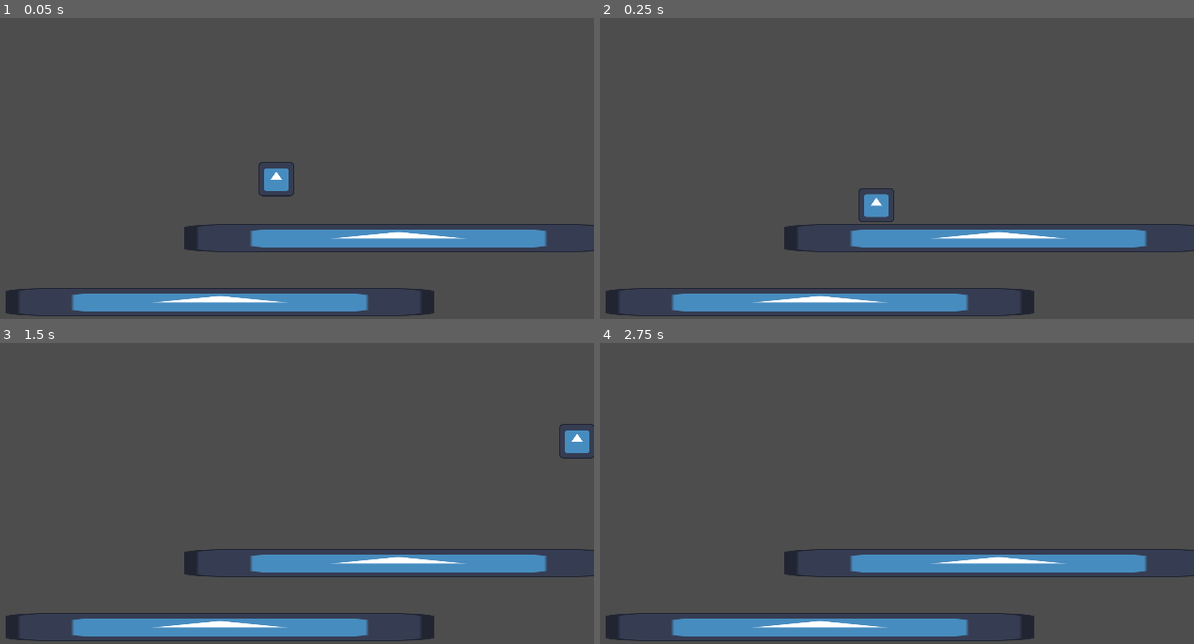
Above: before the commit, frames 1-4 (two rows, left to right).
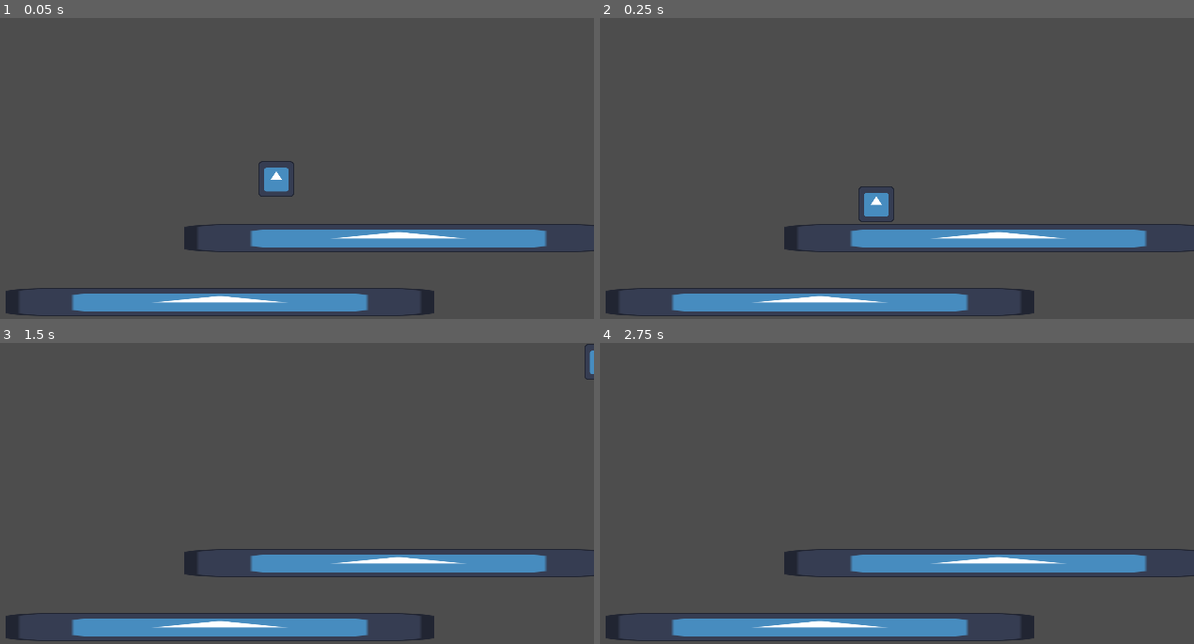
Above: after the commit, the same moments.

Repository: AlexPham0209/DuckedUp
Game: Godot game, scene res://src/Scenes/Test.tscn
Same seed, same stepped clock (60 frames per second), same inputs: the game is played once before the commit and once after it. The project has no main scene, so this scene is started directly. The engine's default icon, where the game draws it, is replaced by a stand-in: a white triangle on a blue panel in a dark square.
Inputs:
- Up to frame 1 (0.05 s): no input
- Up to frame 2 (0.25 s): no input
- Up to frame 3 (1.5 s): tap Enter at 0.5 s; hold D (Right) from 0.53 s (still down); tap Z (Jump) at 0.6, 0.77, 1.07 s; tap Down (Glide) at 1.35 s
- Up to frame 4 (2.75 s): tap Z (Jump) at 1.52, 1.55, 1.82, 2.1 s; tap Space at 2 s; release D (Right) at 2.03 s; hold A (Left) from 2.03 s (still down)

The runs differ from the first frame. In frame 1, less than 0.1% of the frame differs, in the area x 43-50%, y 47-60%; in frame 2, 0.1%; in frame 3, 0.5%, in the area x 94-100%, y 0-39%; in frame 4, nothing differs.
Error after the commit: Attempt to call function 'enter' in base 'null instance' on a null instance. (res://src/Scripts/StateMachine.gd:15)

Commit message:
Added basis for state machine

Diff:
--- a/src/Scenes/Bird.tscn
+++ b/src/Scenes/Bird.tscn
@@ -1,7 +1,9 @@
-[gd_scene load_steps=4 format=3 uid="uid://cp3wgxmnq8bh3"]
+[gd_scene load_steps=6 format=3 uid="uid://cp3wgxmnq8bh3"]
 
 [ext_resource type="Script" path="res://src/Scripts/Bird.gd" id="1_7n7lr"]
 [ext_resource type="Texture2D" uid="uid://ctuc130lq8upw" path="res://icon.svg" id="1_bpuhi"]
+[ext_resource type="PackedScene" uid="uid://dvrp86le842ll" path="res://src/Scenes/States/StateMachine.tscn" id="3_jsfwl"]
+[ext_resource type="PackedScene" uid="uid://edu7dp8kny6c" path="res://src/Scenes/States/State.tscn" id="4_8c0lo"]
 
 [sub_resource type="RectangleShape2D" id="RectangleShape2D_jyl04"]
 
@@ -16,6 +18,8 @@
 [node name="CollisionShape2D" type="CollisionShape2D" parent="."]
 shape = SubResource("RectangleShape2D_jyl04")
 
+[node name="AnimationPlayer" type="AnimationPlayer" parent="."]
+
 [node name="FlapTimer" type="Timer" parent="."]
 wait_time = 0.2
 one_shot = true
@@ -28,4 +32,8 @@
 wait_time = 0.2
 one_shot = true
 
+[node name="StateMachine" parent="." instance=ExtResource("3_jsfwl")]
+
+[node name="Run" parent="StateMachine" instance=ExtResource("4_8c0lo")]
+
 [connection signal="timeout" from="FlapTimer" to="." method="_on_flap_timer_timeout"]
--- /dev/null
+++ b/src/Scenes/States/State.tscn
@@ -0,0 +1,6 @@
+[gd_scene load_steps=2 format=3 uid="uid://edu7dp8kny6c"]
+
+[ext_resource type="Script" path="res://src/Scripts/State.gd" id="1_ofjlq"]
+
+[node name="State" type="Node2D"]
+script = ExtResource("1_ofjlq")
--- /dev/null
+++ b/src/Scenes/States/StateMachine.tscn
@@ -0,0 +1,6 @@
+[gd_scene load_steps=2 format=3 uid="uid://dvrp86le842ll"]
+
+[ext_resource type="Script" path="res://src/Scripts/StateMachine.gd" id="1_pwwfk"]
+
+[node name="StateMachine" type="Node2D"]
+script = ExtResource("1_pwwfk")
--- a/src/Scenes/Test.tscn
+++ b/src/Scenes/Test.tscn
@@ -1,10 +1,12 @@
-[gd_scene load_steps=4 format=3 uid="uid://b5nqghbup4dg3"]
+[gd_scene load_steps=5 format=3 uid="uid://b5nqghbup4dg3"]
 
 [ext_resource type="Texture2D" uid="uid://ctuc130lq8upw" path="res://icon.svg" id="1_uw7r5"]
 [ext_resource type="PackedScene" uid="uid://cp3wgxmnq8bh3" path="res://src/Scenes/Bird.tscn" id="2_hfi2w"]
 
 [sub_resource type="RectangleShape2D" id="RectangleShape2D_miie7"]
 size = Vector2(186.256, 170.667)
+
+[sub_resource type="TileSet" id="TileSet_c37il"]
 
 [node name="Test" type="Node2D"]
 
@@ -36,10 +38,14 @@
 
 [node name="Bird" parent="." instance=ExtResource("2_hfi2w")]
 position = Vector2(151, 84)
-scale = Vector2(1, 0.954054)
 SPEED = 200.0
 JUMP_VELOCITY = -200.0
 coyote_jump = 0.05
 jump_buffer = 0.1
-flap = 0.2
+flap = 0.1
 flap_amount = 1
+
+[node name="TileMap" type="TileMap" parent="."]
+position = Vector2(151, 84)
+tile_set = SubResource("TileSet_c37il")
+format = 2
--- a/src/Scripts/Bird.gd
+++ b/src/Scripts/Bird.gd
@@ -2,6 +2,7 @@
 
 @export var SPEED = 300.0
 @export var JUMP_VELOCITY = -400.0
+@export var FLAP_VELOCITY = -600.0
 @export var coyote_jump = 0.5
 @export var jump_buffer = 0.5
 @export var flap = 0.5
@@ -56,14 +57,13 @@
 		velocity.x /= 3
 
 func jump(delta):
-	print(coyote_jump_timer.time_left)
 	#If pressed jump in the air and flaps is above 0, then flap/double jump.
 	if Input.is_action_just_pressed("Jump") and coyote_jump_timer.is_stopped() and flaps > 0:
 		flap_timer.start()
 		can_flap = false
 		flaps -= 1
 		velocity.x = move_toward(velocity.x, 0, SPEED)
-		velocity.y = JUMP_VELOCITY * 2.0
+		velocity.y = FLAP_VELOCITY
 
 	# Handle Jump.
 	if !jump_buffer_timer.is_stopped() and !coyote_jump_timer.is_stopped() and can_flap:
@@ -72,7 +72,7 @@
 		velocity.y = JUMP_VELOCITY
 
 	#If Jump Button is released, decrease velocity and weaken jump
-	if Input.is_action_just_released("Jump") and can_flap:
+	if Input.is_action_just_released("Jump") and can_flap and velocity.y < 0:
 		velocity.y /= 2
 
 
@@ -84,7 +84,7 @@
 	if Input.is_action_just_released("Glide") and is_gliding:
 		is_gliding = false
 
-
+#End of flap
 func _on_flap_timer_timeout():
 	can_flap = true
 	velocity.y = move_toward(velocity.y, 0, -JUMP_VELOCITY * 1.5)
--- /dev/null
+++ b/src/Scripts/State.gd
@@ -0,0 +1,20 @@
+extends Node2D
+class_name State
+
+signal transition_to(state_name : String)
+var state_machine : StateMachine
+
+func enter():
+	pass
+
+func exit():
+	pass
+
+func update(delta):
+	pass
+
+func physic_update(delta):
+	pass
+
+func input(event):
+	pass
--- /dev/null
+++ b/src/Scripts/StateMachine.gd
@@ -0,0 +1,32 @@
+extends Node2D
+class_name StateMachine
+
+# Called when the node enters the scene tree for the first time.
+signal transition(state_name : String)
+
+@onready var initial_state : String
+var state : State
+
+func _ready():
+	for state in get_children().filter(func(state): return state is State):
+		state.transition_to.connect(transition_to)
+		state.state_machine = self
+	self.state = get_node(initial_state)
+	state.enter()
+
+func _physics_process(delta):
+	state.physic_update(delta)
+
+func _process(delta):
+	state.update(delta)
+
+func _input(event):
+	state.input(event)
+
+func transition_to(state_name : String):
+	if not has_node(state_name):
+		return
+
+	state.exit()
+	state = get_node(state_name)
+	state.enter()
